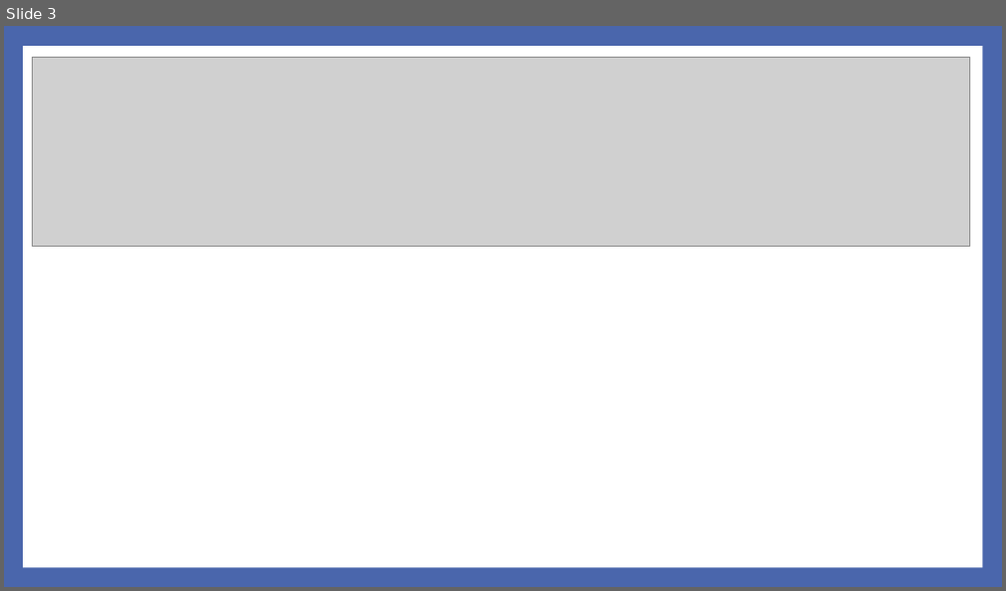
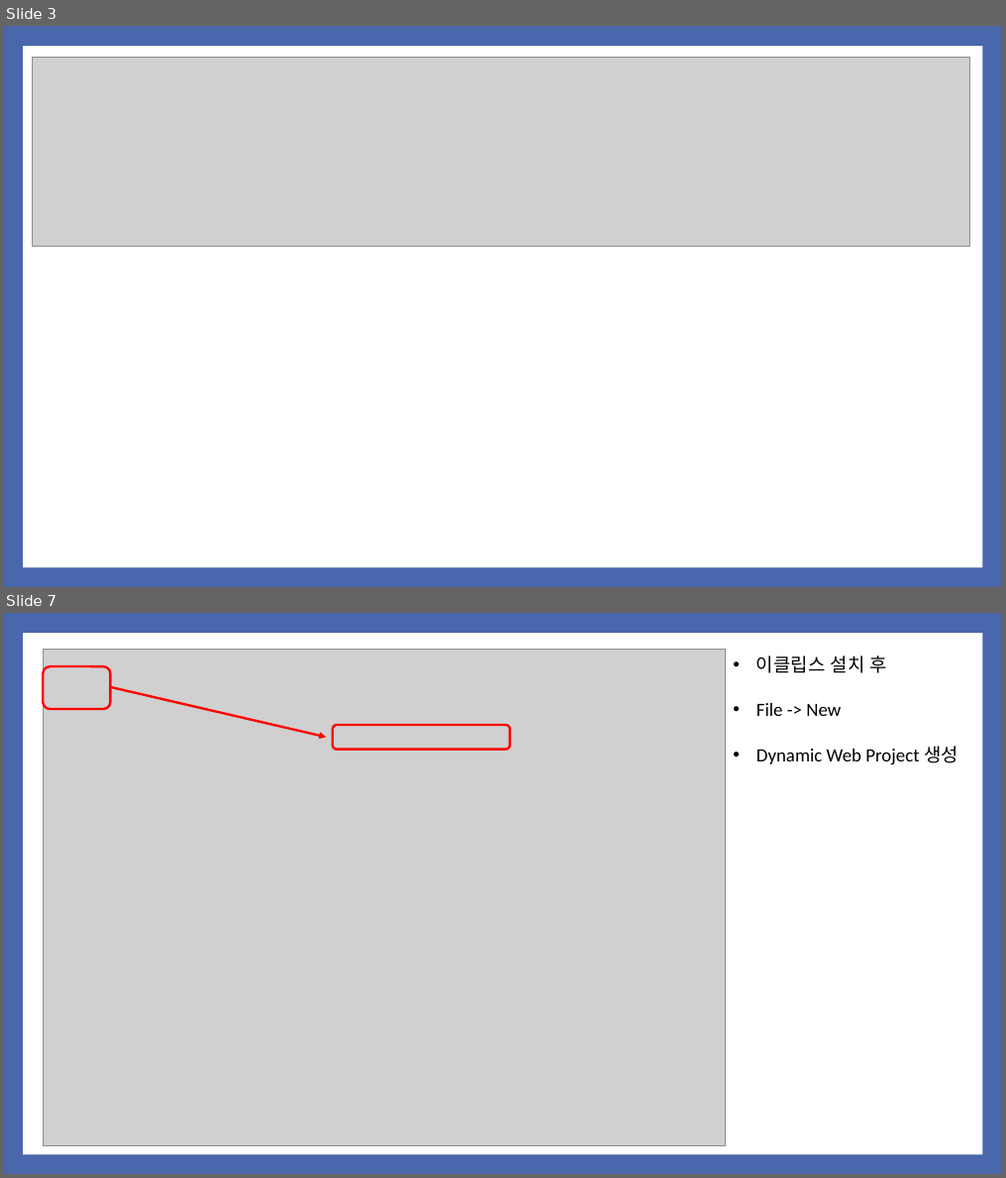
Before and after one commit to noheul1030/KOPO-HTML, a slide deck: 과제PPT/기업업무 4강 JSP_DB연동.pptx. Shown one above the other, each under a label of ours: slide 3 before the commit, slides 3 and 7 after it; the slides between them are not shown. The pictures are 1006x591 and 1006x1178 pixels, drawn with LibreOffice and Linux fonts; fonts in the diff are those of the drawing; grey boxes stand for pictures. Boxes give left, top, right and bottom in pixels: in the first picture for what was removed or moved away, otherwise in the second. Text is boxed around its words. In the diff, an @@ line names an element or a change of style, - is before the commit and + after.

```diff
--- a/과제PPT/기업업무 4강 JSP_DB연동.pptx
+++ b/과제PPT/기업업무 4강 JSP_DB연동.pptx
@@ slide 7 added at (x1=4, y1=613, x2=1002, y2=1174), background #4A66AC; not listed: 1 template element that a slide beside it also shows @@
@@ picture added at (x1=43, y1=650, x2=726, y2=1147) @@
@@ rounded rectangle added at (x1=43, y1=666, x2=110, y2=710), outline #FF0000 2.25 pt @@
@@ text added at (x1=756, y1=656, x2=958, y2=765), 18 pt, text #000000 @@
+• 이클립스 설치 후
+• File -> New
+• Dynamic Web Project 생성
@@ arrow added from (110, 687) to (326, 738), #FF0000 2.25 pt @@
@@ rounded rectangle added at (x1=333, y1=725, x2=510, y2=750), outline #FF0000 2.25 pt @@
```
Also in this commit, not shown: 19 other slides added, 12 slides removed.
